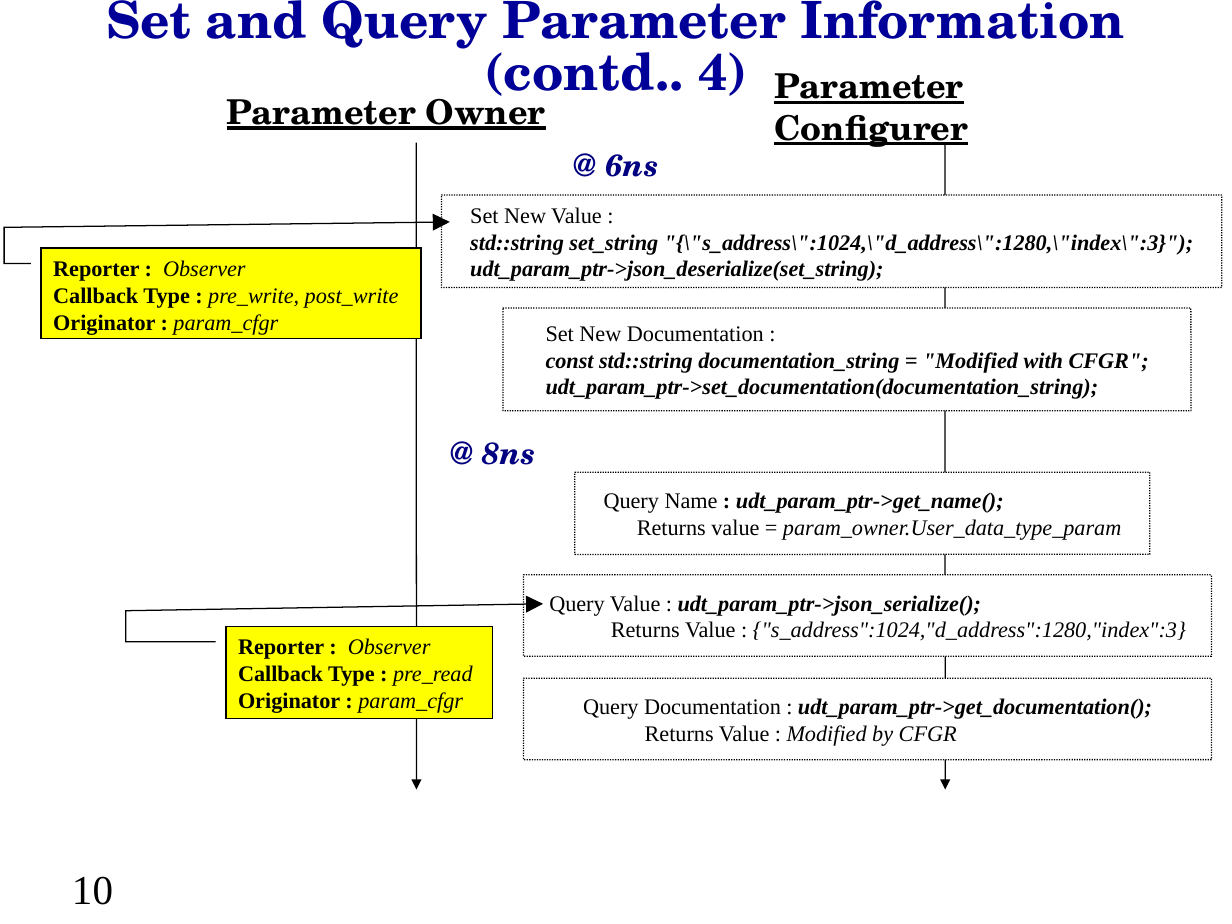
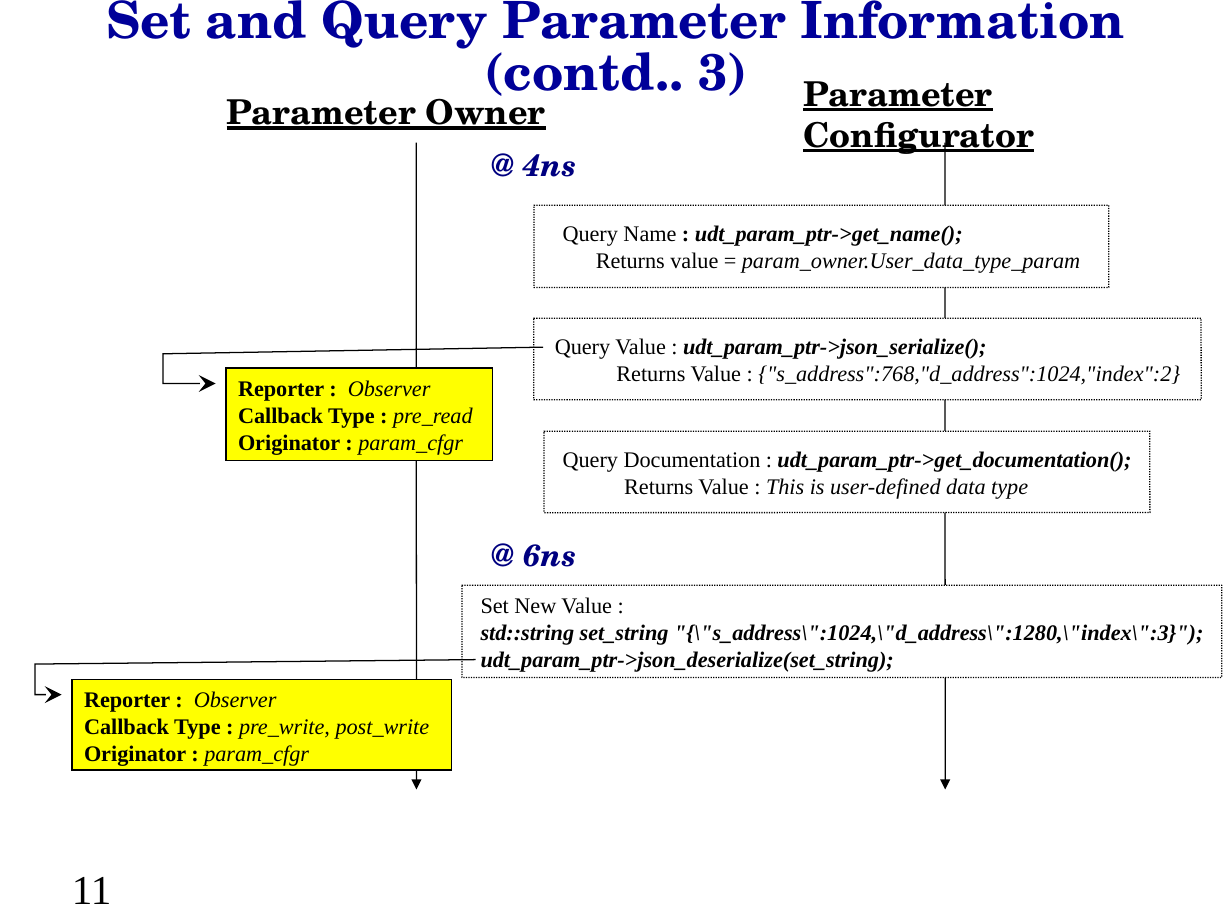
Before and after one commit to accellera-official/cci, a slide deck: slide 11 of examples/ex16_User_Defined_Data_Type/docs/ex16_User_Defined_Data_Type.ppt (slide 10 before the commit). Drawn at 1232x924 pixels with LibreOffice and Linux fonts; fonts in the diff are those of the drawing; background and template pictures are left out. Boxes give left, top, right and bottom in pixels: in the first picture for what was removed or moved away, otherwise in the second. Text is boxed around its words. In the diff, an @@ line names an element or a change of style, - is before the commit and + after.

```diff
--- a/examples/ex16_User_Defined_Data_Type/docs/ex16_User_Defined_Data_Type.ppt
+++ b/examples/ex16_User_Defined_Data_Type/docs/ex16_User_Defined_Data_Type.ppt
@@ text at (107,0,1124,96): text changed @@
-Set and Query Parameter Information (contd.. 4)
+Set and Query Parameter Information (contd.. 3)
@@ text at (803,81,1034,159): text changed @@
-Parameter Configurer
+Parameter Configurator
@@ text added at (523,154,577,177), 18 pt, text #000080, bold, italic @@
+@ 4ns
@@ rounded rectangle "Query Name : udt_param_ptr->get_name();": place and size @@
-rounded rectangle "Query Name : udt_param_ptr->get_name();" at (575,472,1151,554)
+rounded rectangle "Query Name : udt_param_ptr->get_name();" at (533,206,1109,288)
@@ rounded rectangle removed at (503,308,1190,410) @@
-Set New Documentation :
-const std::string documentation_string = "Modified with CFGR";
-udt_param_ptr->set_documentation(documentation_string);
@@ rounded rectangle "Query Value : udt_param_ptr->json_serialize();": place and size @@
-rounded rectangle "Query Value : udt_param_ptr->json_serialize();" at (524,575,1211,657)
+rounded rectangle "Query Value : udt_param_ptr->json_serialize();" at (533,318,1201,399)
@@ freeform shape "Reporter : Observer": place and size @@
-freeform shape "Reporter : Observer" at (225,626,493,718)
+freeform shape "Reporter : Observer" at (225,368,493,461)
@@ text in rounded rectangle at (616,365,1180,385): text changed @@
-Returns Value : {"s_address":1024,"d_address":1280,"index":3}
+Returns Value : {"s_address":768,"d_address":1024,"index":2}
@@ text removed at (482,442,536,465) @@
-@ 8ns
@@ rounded rectangle "Query Documentation : udt_param_ptr->get_documentation();": place and size @@
-rounded rectangle "Query Documentation : udt_param_ptr->get_documentation();" at (524,679,1211,760)
+rounded rectangle "Query Documentation : udt_param_ptr->get_documentation();" at (545,431,1151,513)
@@ text in rounded rectangle at (624,478,1028,499): text changed @@
-Returns Value : Modified by CFGR
+Returns Value : This is user-defined data type
@@ text "@ 6ns": place and size @@
-text "@ 6ns" at (605,154,659,177)
+text "@ 6ns" at (523,544,577,567)
@@ rounded rectangle "Set New Value :": place and size @@
-rounded rectangle "Set New Value :" at (441,195,1221,287)
+rounded rectangle "Set New Value :" at (462,585,1222,678)
@@ text in rounded rectangle at (481,624,1203,672): text changed @@
-std::string set_string "{\"s_address\":1024,\"d_address\":1280,\"index\":3}");
-udt_param_ptr->json_deserialize(set_string);
+std::string set_string "{\"s_address\":1024,\"d_address\":1280,\"index\":3}");
+udt_param_ptr->json_deserialize(set_string);
@@ freeform shape "Reporter : Observer": place and size @@
-freeform shape "Reporter : Observer" at (41,248,420,339)
+freeform shape "Reporter : Observer" at (71,679,451,770)
@@ page number at (72,877,112,904): text changed @@
-10
+11
```
Also in this commit, not shown: 9 other slides changed, 4 slides added, 1 slide removed, 35 other files.
